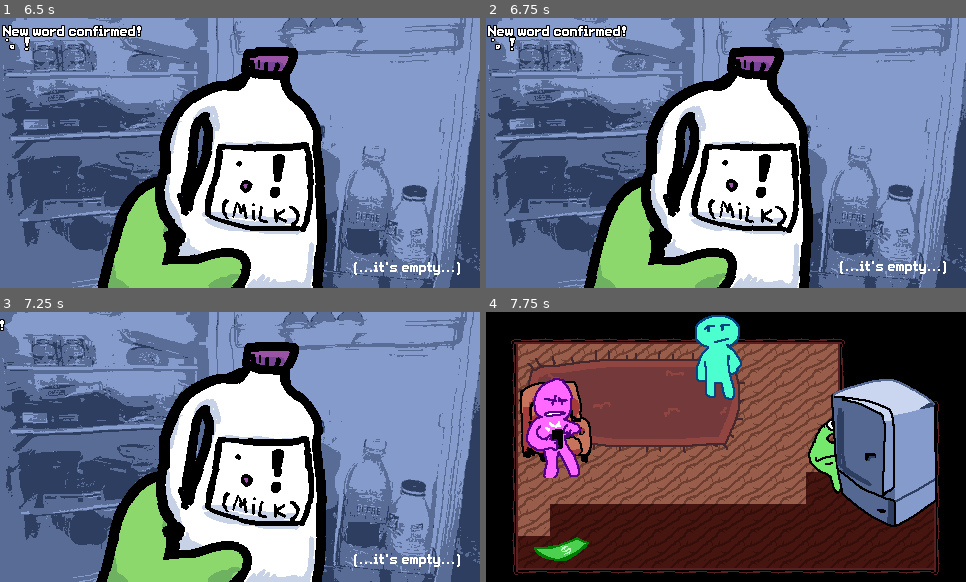
Above: before the commit, frames 1-4 (two rows, left to right).
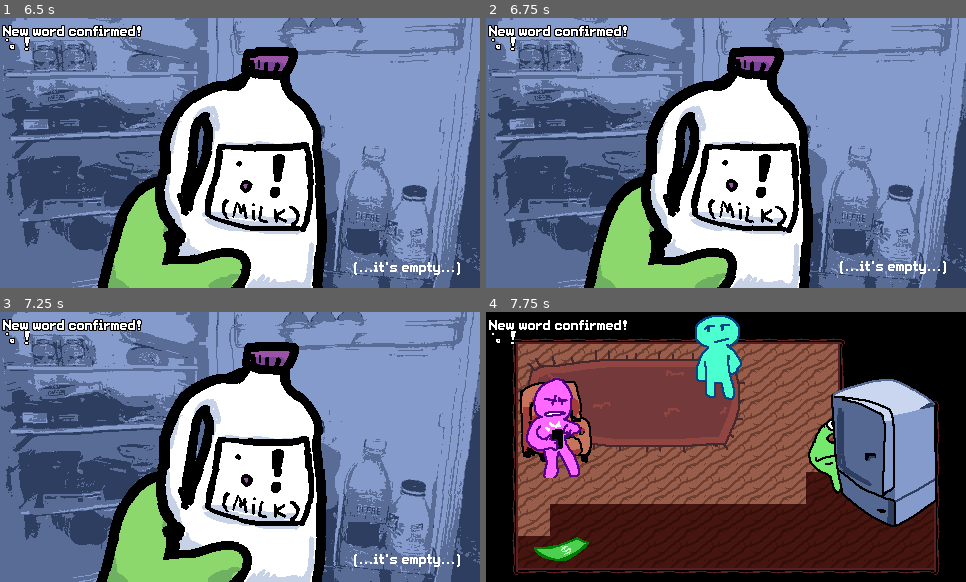
Above: after the commit, the same moments.

Repository: hryspider/GGJ-Committee-Team26
Game: Godot game, scene res://rooms/title_screen.tscn
The game is run twice, just before and just after one commit, with the same random seed, the same clock (stepped at 60 frames per second) and the same inputs.
Inputs (mouse positions are in pixels of both pictures, inside the frame that each line leads up to):
- Up to frame 1 (6.5 s): click "Proceed" at 0.5 s; tap Enter at 1.25 s; move the mouse to (216, 207) at 1.27 s; hold W (up) 1.28-2.78 s; click (216, 207) at 1.35 s; move the mouse to (384, 193) at 2.02 s; tap Q (dictionary) at 2.1, 4.35 s; move the mouse to (96, 112) at 2.77 s; hold A (left) 2.78-4.28 s; tap E (interact) at 2.85, 5.1 s; move the mouse to (264, 153) at 3.52 s; click (264, 153) at 3.6 s; move the mouse to (168, 85) at 4.27 s; hold S (down) 4.28-5.03 s; move the mouse to (345, 139) at 5.02 s; hold D (right) 5.03-5.78 s; move the mouse to (144, 166) at 5.77 s; hold W (up) from 5.78 s (still down); click (144, 166) at 5.85 s
- Up to frame 2 (6.75 s): move the mouse to (774, 93) at 6.52 s; release W (up) at 6.53 s; hold D (right) from 6.53 s (still down); tap Q (dictionary) at 6.6 s
- Up to frame 3 (7.25 s): keep holding D (right)
- Up to frame 4 (7.75 s): keep holding D (right); move the mouse to (702, 501) at 7.27 s; tap E (interact) at 7.35 s

Frame 1 is identical in both runs. In frame 2, 0.6% of the frame differs, in the area x 0-30%, y 2-13%; in frame 3, 1.1%; in frame 4, 0.5%.

Commit message:
slight tweak

Diff:
--- a/rooms/roomate_house.tscn
+++ b/rooms/roomate_house.tscn
@@ -476,7 +476,7 @@
 animations = Dictionary[NodePath, String]({
 NodePath("../CyanNPC"): "talk"
 })
-content = "glorp must work glorp get job"
+content = "glorp must work"
 duration = 4.0
 metadata/_custom_type_script = "uid://dy6gk2wb21yf2"
 
@@ -487,6 +487,7 @@
 NodePath("../PinkNPC"): "idle",
 NodePath("../CyanNPC"): "idle"
 })
+content = "you get job glorp"
 duration = 2.0
 metadata/_custom_type_script = "uid://dy6gk2wb21yf2"
 
--- a/ui/word_popup.tscn
+++ b/ui/word_popup.tscn
@@ -33,7 +33,7 @@
 
 [sub_resource type="Animation" id="Animation_wbfj3"]
 resource_name = "popup"
-length = 1.5
+length = 6.0
 tracks/0/type = "value"
 tracks/0/imported = false
 tracks/0/enabled = true
@@ -41,7 +41,7 @@
 tracks/0/interp = 1
 tracks/0/loop_wrap = true
 tracks/0/keys = {
-"times": PackedFloat32Array(0, 0.13333334, 0.23333333, 0.33333334, 0.73333335, 1.4333333),
+"times": PackedFloat32Array(0, 0.13333334, 0.23333333, 0.33333334, 3.4666667, 5.8333335),
 "transitions": PackedFloat32Array(4.2870927, 0.5, -2, 1, 3, 1),
 "update": 0,
 "values": [Vector2(0, -35), Vector2(0, 0), Vector2(0, -10), Vector2(0, 0), Vector2(0, 0), Vector2(-200, 0)]
@@ -53,7 +53,7 @@
 tracks/1/interp = 1
 tracks/1/loop_wrap = true
 tracks/1/keys = {
-"times": PackedFloat32Array(0, 1.4666667),
+"times": PackedFloat32Array(0, 5.866667),
 "transitions": PackedFloat32Array(1, 1),
 "update": 1,
 "values": [true, false]
